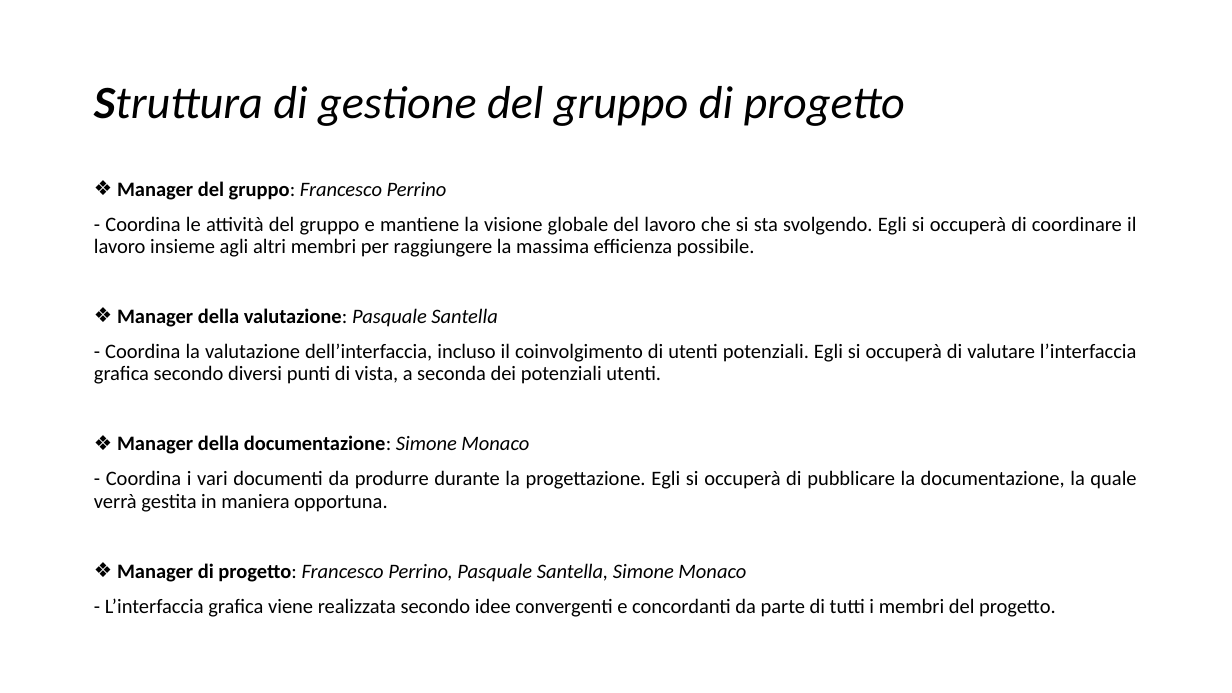
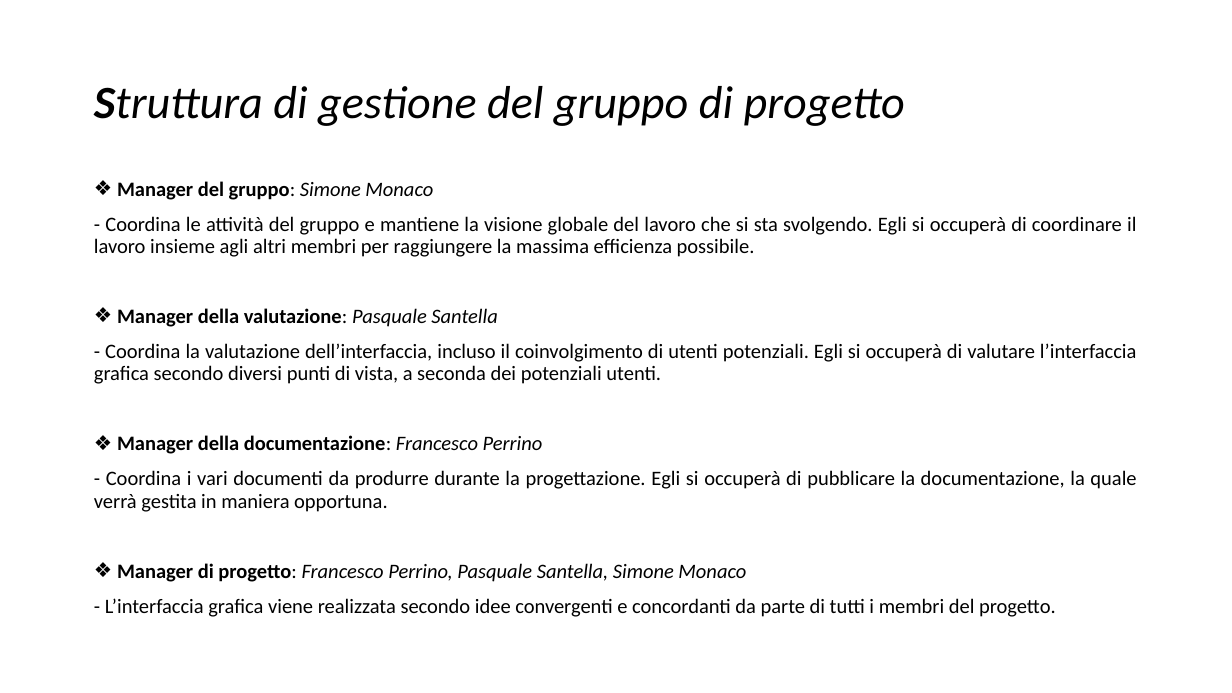
Before and after one commit to buonleandro/warehouse_man, a slide deck: slide 3 of .documentation/Presentazione ium.pptx. Drawn at 1232x693 pixels with LibreOffice and Linux fonts; fonts in the diff are those of the drawing. Boxes give left, top, right and bottom in pixels: in the first picture for what was removed or moved away, otherwise in the second. Text is boxed around its words. In the diff, an @@ line names an element or a change of style, - is before the commit and + after.

Commit message:
Documentazione rivista

```diff
--- a/.documentation/Presentazione ium.pptx
+++ b/.documentation/Presentazione ium.pptx
@@ text at (117, 181, 433, 200): text changed; bold on @@
-❖ Manager del gruppo: Francesco Perrino
+❖ Manager del gruppo: Simone Monaco
@@ text at (117, 435, 543, 454): text changed @@
-❖ Manager della documentazione: Simone Monaco
+❖ Manager della documentazione: Francesco Perrino
```
Also in this commit, not shown: 1 other slide changed.
